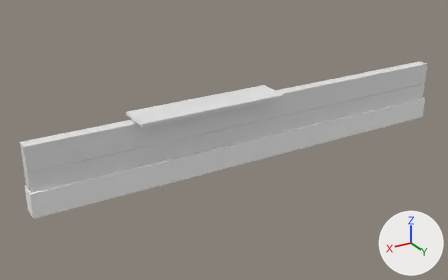
Renders of the FBX model Assets/Assets/Walls/Entrance_Reception.fbx from each side of a commit.
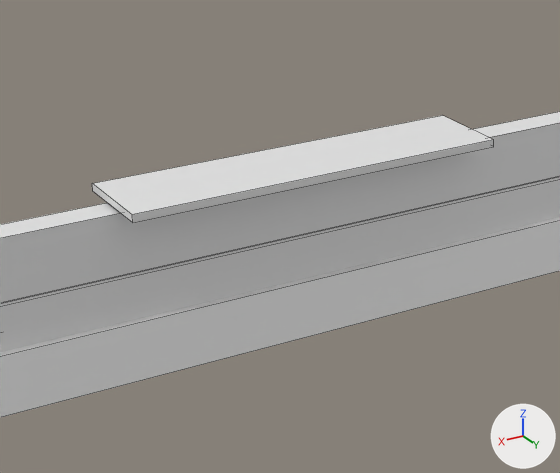
Each version appears first whole from a 50 mm lens placed at (5.67, 8.31, 4.61), pointed at (0.61, -0.12, 0.4), and next in a close-up on the part from 20% to 69% of the width and 14% to 81% of the height. The axes (+X, +Y, +Z) are drawn at lower right. The lights are the same throughout. The close-ups show mesh edges as thin lines. Where no turn or scale is listed for an object, it has been applied to the vertices.

Objects in the first close-up: 'Entrance_Reception'.
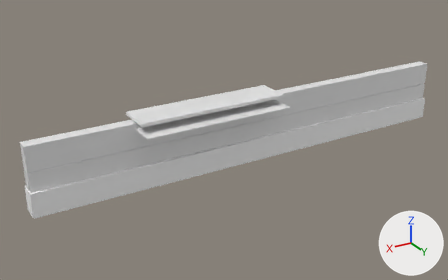
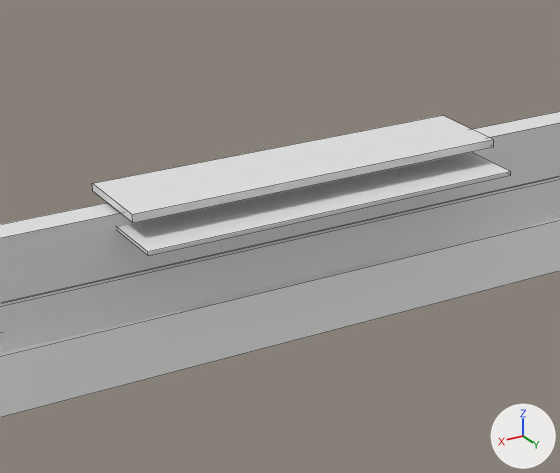
What changed in the scene script:
```text
Change me_cube_009:
    used by ob_entrance_reception; location = (0.0, 0.0, 0.0)
    remove me_cube_009.from_pydata(...)  # 116 vertices, 72 faces; spans x -4.0..4.0, y -0.26..0.34, z 0.0..1.2
    add me_cube_009.from_pydata(...)  # 124 vertices, 78 faces; spans x -4.0..4.0, y -0.26..0.54, z 0.0..1.2
    me_cube_009 part 1: a new loose piece, a box spanning x -0.289..2.311, y -0.057..0.543, z 1.012..1.037, in mat_m_glass (white #e7e7e7)
```

Location of each change, (x1, y1, x2, y2) in pixels of the close-ups (560 x 473 px):
part 1 of me_cube_009, added
    after: (117, 152, 511, 256)
